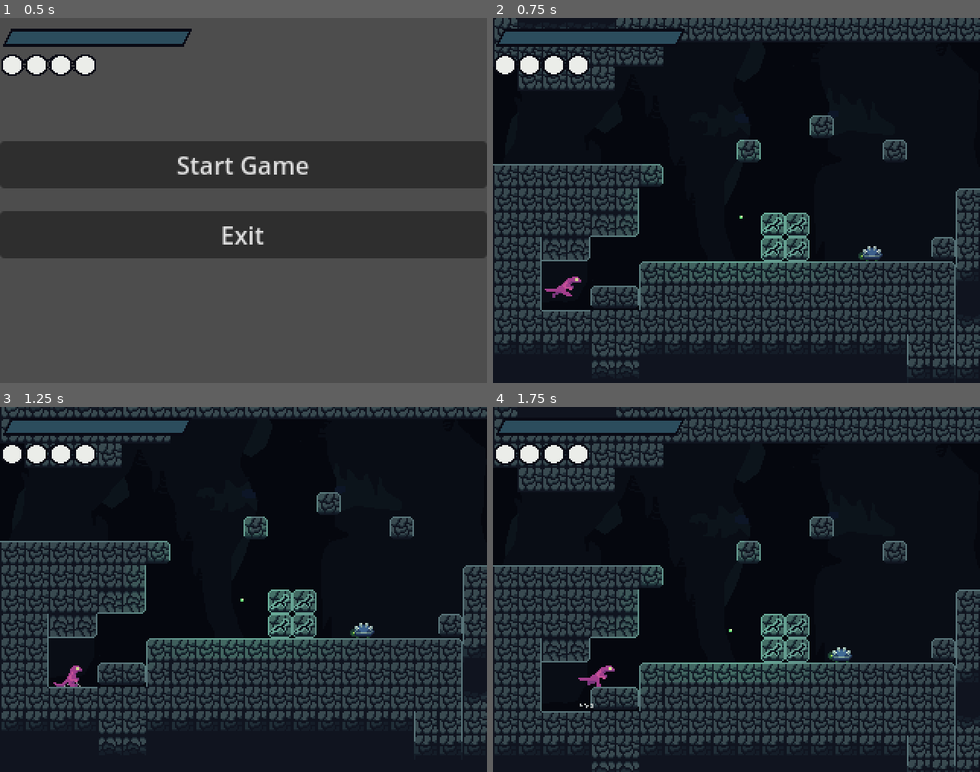
Above: before the commit, frames 1-4 (two rows, left to right).
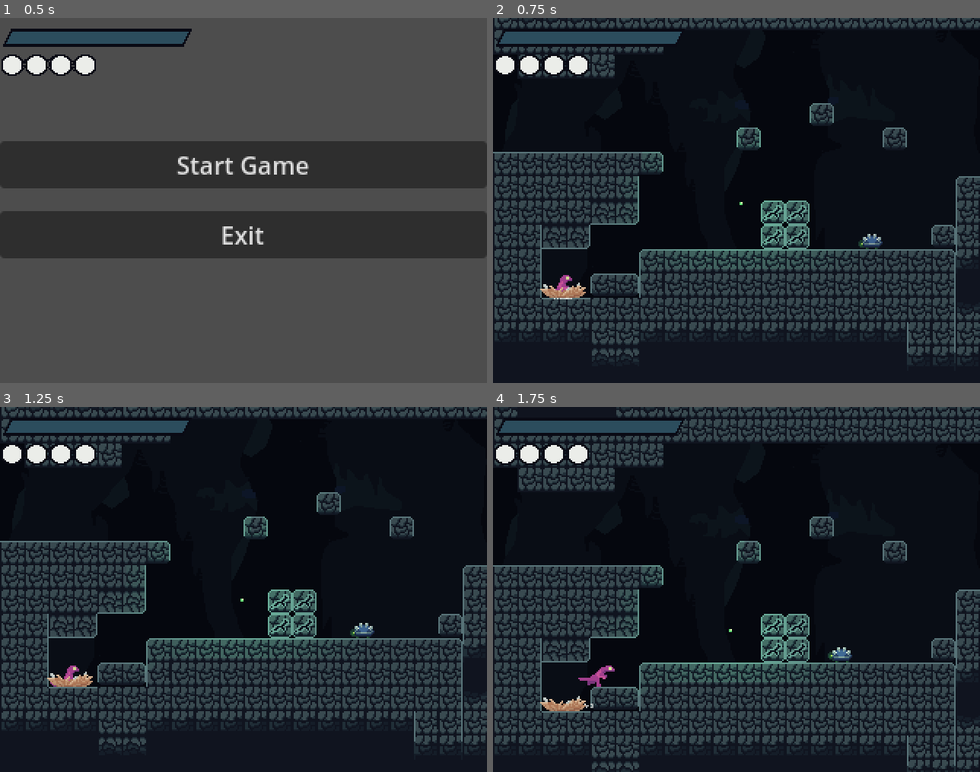
Above: after the commit, the same moments.

Repository: Liakatido/MVM19
Game: Godot game, scene res://scenes/game.tscn
Two runs of this game, one before a commit and one after it. Both use one fixed random seed, a clock stepped at 60 frames per second and the inputs below. Sound files missing from this copy of the repository are replaced by a short silence.
Inputs:
- Up to frame 1 (0.5 s): no input
- Up to frame 2 (0.75 s): click "Start Game" at 0.5 s
- Up to frame 3 (1.25 s): no input
- Up to frame 4 (1.75 s): tap Enter (ui_accept) at 1.25 s; hold Right (right) from 1.28 s (still down); hold E (interact) from 1.28 s (still down); tap Z (jump) at 1.52 s

Frame 1 is identical in both runs. In frame 2, 28% of the frame differs, in the area x 0-100%, y 0-99%; in frame 3, 0.3%; in frame 4, 0.2%.

Commit message:
save point node added

Diff:
--- a/scenes/levels/cave/caveSelfLair.tscn
+++ b/scenes/levels/cave/caveSelfLair.tscn
@@ -1,8 +1,9 @@
-[gd_scene load_steps=5 format=3 uid="uid://bd8l3nify8mfu"]
+[gd_scene load_steps=6 format=3 uid="uid://bd8l3nify8mfu"]
 
 [ext_resource type="PackedScene" uid="uid://dy2gbkapxxpro" path="res://scenes/levels/base_level.tscn" id="1_e5lny"]
 [ext_resource type="PackedScene" uid="uid://djgp1w4sb02ty" path="res://scenes/levels/level_gate.tscn" id="2_dfde7"]
 [ext_resource type="PackedScene" uid="uid://euanwexm70yw" path="res://scenes/creatures/lightbug.tscn" id="3_830w8"]
+[ext_resource type="PackedScene" uid="uid://daxp300dp6r3n" path="res://scenes/levels/save_point.tscn" id="3_xqmox"]
 [ext_resource type="PackedScene" uid="uid://da5vfq0yjp30b" path="res://scenes/creatures/spikebug.tscn" id="4_1syge"]
 
 [node name="caveSelfLair" instance=ExtResource("1_e5lny")]
@@ -10,7 +11,6 @@
 [node name="TileMap" parent="." index="0"]
 layer_0/name = "Cave Layer 1"
 layer_0/tile_data = PackedInt32Array(65536, 0, 3, 131072, 327680, 0, 196608, 327680, 1, 262144, 65536, 1, 655360, 65536 …(4661 unchanged characters)…
-
 
 [node name="LevelGate" parent="Gates" index="0" instance=ExtResource("2_dfde7")]
 position = Vector2(0, 192)
@@ -38,19 +38,11 @@
 [node name="Marker2D" parent="Gates/LevelGate2" index="1"]
 position = Vector2(-75.1696, -16.9619)
 
-[node name="LevelGate3" parent="Gates" index="2" instance=ExtResource("2_dfde7")]
-position = Vector2(240, 200)
-scale = Vector2(1.2239, 2.1224)
+[node name="SavePoint" parent="Gates" index="2" instance=ExtResource("3_xqmox")]
+position = Vector2(46, 240)
 gate_id = "safeCave"
-active = false
 to_level = "res://scenes/levels/test/test_2.tscn"
 to_gate = "entry"
-
-[node name="CollisionShape2D" parent="Gates/LevelGate3" index="0"]
-position = Vector2(-169.131, 5.18281)
-
-[node name="Marker2D" parent="Gates/LevelGate3" index="1"]
-position = Vector2(-156.876, 11.308)
 
 [node name="lightbug" parent="." index="2" instance=ExtResource("3_830w8")]
 position = Vector2(164, 177)
@@ -60,4 +52,3 @@
 
 [editable path="Gates/LevelGate"]
 [editable path="Gates/LevelGate2"]
-[editable path="Gates/LevelGate3"]
--- a/scenes/levels/save_point.gd
+++ b/scenes/levels/save_point.gd
@@ -4,4 +4,10 @@
 	if event.is_action_pressed("interact") and has_overlapping_areas():
 		var level = get_parent().to_level
 		var gate = get_parent().gate_id
+
+		# heal player
+		Data.health = Data.max_health
+
+		# sound
+
 		Data.save(level, gate)
